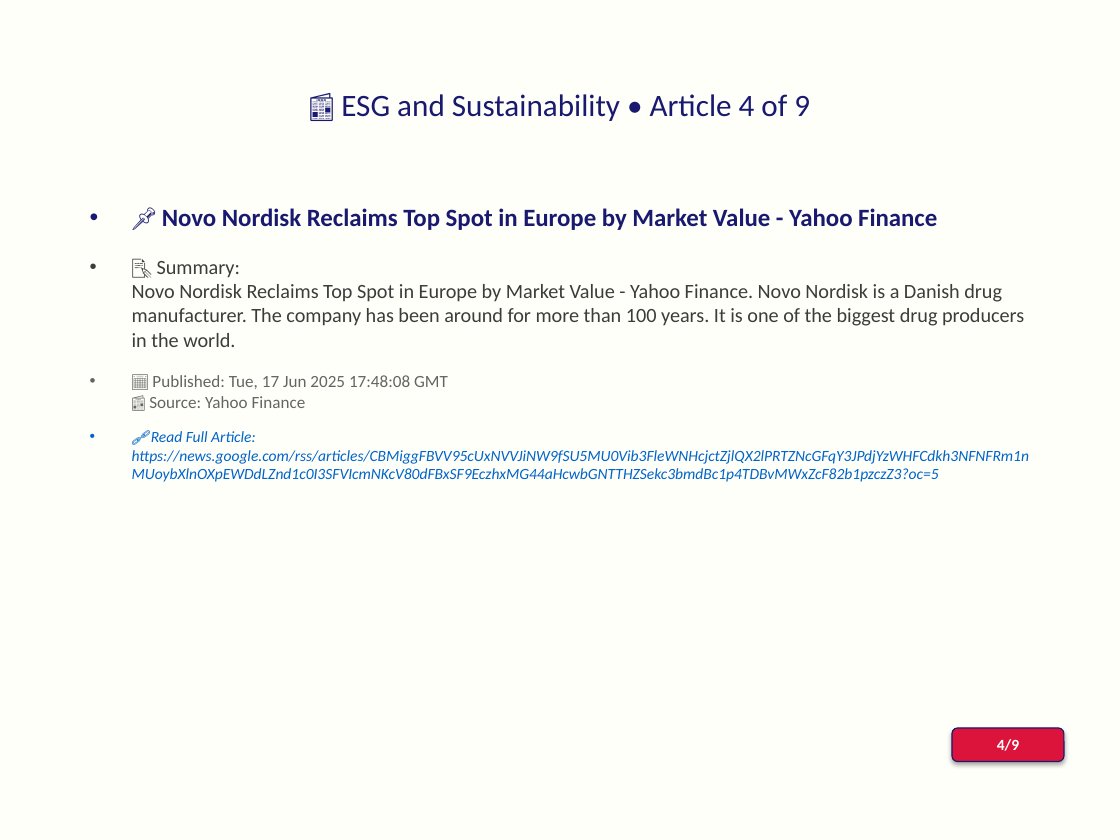
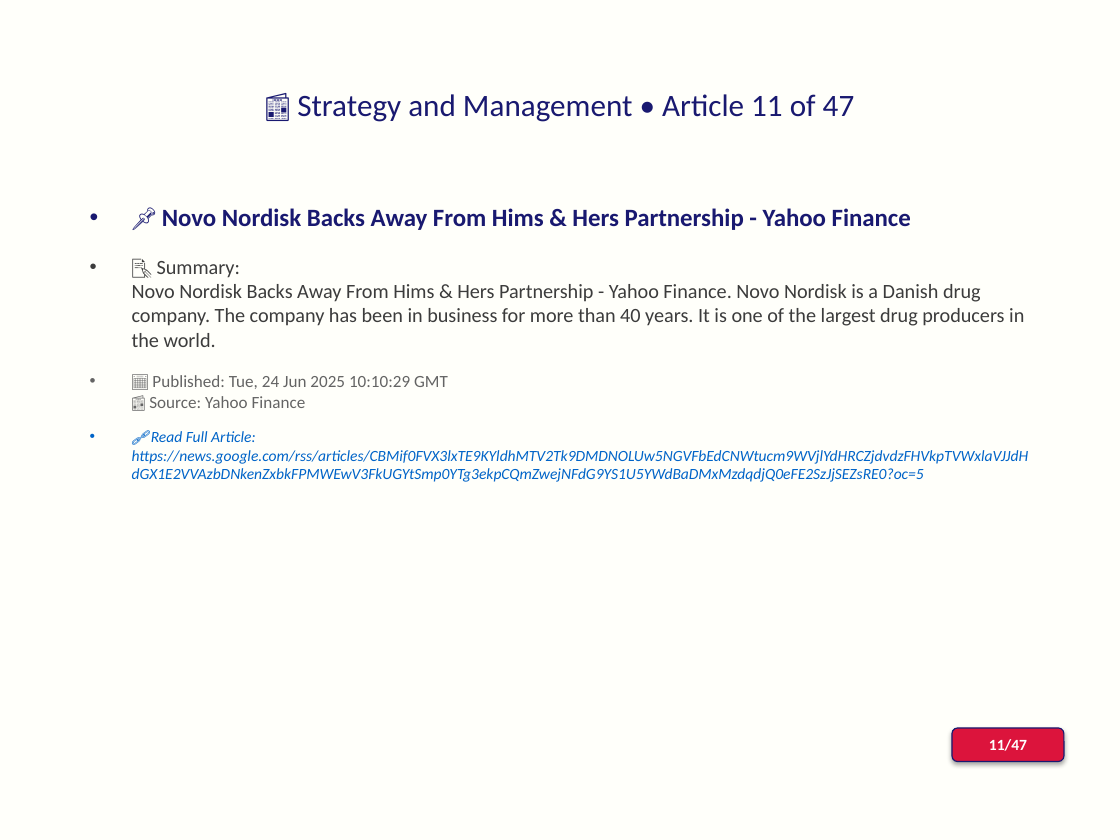
Before and after one commit to GriffinJolly/newsletter-generator, a slide deck: slide 15 of outputs/full_pipeline/Novo_Nordisk/ppt/Novo_Nordisk_consolidated_report.pptx (slide 8 before the commit). Drawn at 1120x840 pixels with LibreOffice and Linux fonts; fonts in the diff are those of the drawing. Boxes give left, top, right and bottom in pixels: in the first picture for what was removed or moved away, otherwise in the second. Text is boxed around its words. In the diff, an @@ line names an element or a change of style, - is before the commit and + after.

```diff
--- a/outputs/full_pipeline/Novo_Nordisk/ppt/Novo_Nordisk_consolidated_report.pptx
+++ b/outputs/full_pipeline/Novo_Nordisk/ppt/Novo_Nordisk_consolidated_report.pptx
@@ title at [297,94,855,122]: text changed @@
-📰 ESG and Sustainability • Article 4 of 9
+📰 Strategy and Management • Article 11 of 47
@@ text at [132,208,1029,464]: text changed @@
-• 📌 Novo Nordisk Reclaims Top Spot in Europe by Market Value - Yahoo Finance
-• 📝 Summary:
-  Novo Nordisk Reclaims Top Spot in Europe by Market Value - Yahoo Finance. Novo Nordisk is a Danish drug manufacturer. The company has been around for more than 100 years. It is one of the biggest drug producers in the world.
-• 📅 Published: Tue, 17 Jun 2025 17:48:08 GMT
-  📰 Source: Yahoo Finance
-• 🔗 Read Full Article: https://news.google.com/rss/articles/CBMiggFBVV95cUxNVVJiNW9fSU5MU0Vib3FleWNHcjctZjlQX2lPRTZNcGFqY3JPdjYzWHFCdkh3NFNFRm1nMUoybXlnOXpEWDdLZnd1c0I3SFVIcmNKcV80dFBxSF9EczhxMG44aHcwbGNTTHZSekc3bmdBc1p4TDBvMWxZcF82b1pzczZ3?oc=5
+• 📌 Novo Nordisk Backs Away From Hims & Hers Partnership - Yahoo Finance
+• 📝 Summary:
+  Novo Nordisk Backs Away From Hims & Hers Partnership - Yahoo Finance. Novo Nordisk is a Danish drug company. The company has been in business for more than 40 years. It is one of the largest drug producers in the world.
+• 📅 Published: Tue, 24 Jun 2025 10:10:29 GMT
+  📰 Source: Yahoo Finance
+• 🔗 Read Full Article: https://news.google.com/rss/articles/CBMif0FVX3lxTE9KYldhMTV2Tk9DMDNOLUw5NGVFbEdCNWtucm9WVjlYdHRCZjdvdzFHVkpTVWxlaVJJdHdGX1E2VVAzbDNkenZxbkFPMWEwV3FkUGYtSmp0YTg3ekpCQmZwejNFdG9YS1U5YWdBaDMxMzdqdjQ0eFE2SzJjSEZsRE0?oc=5
@@ text in rounded rectangle at [989,739,1027,751]: text changed @@
-4/9
+11/47
```
Also in this commit, not shown: 13 other slides changed, 38 slides added, 8 other files.
